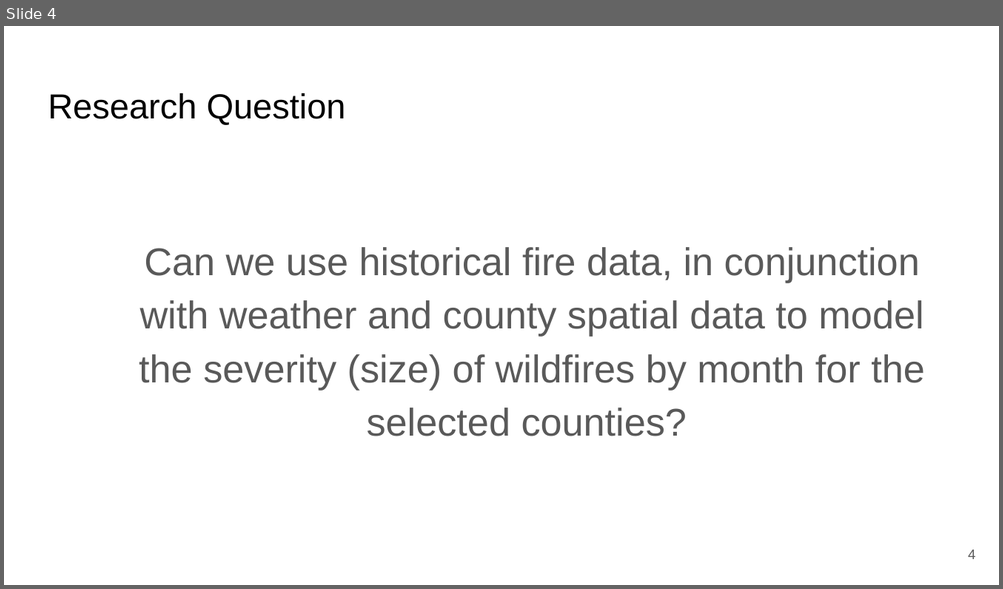
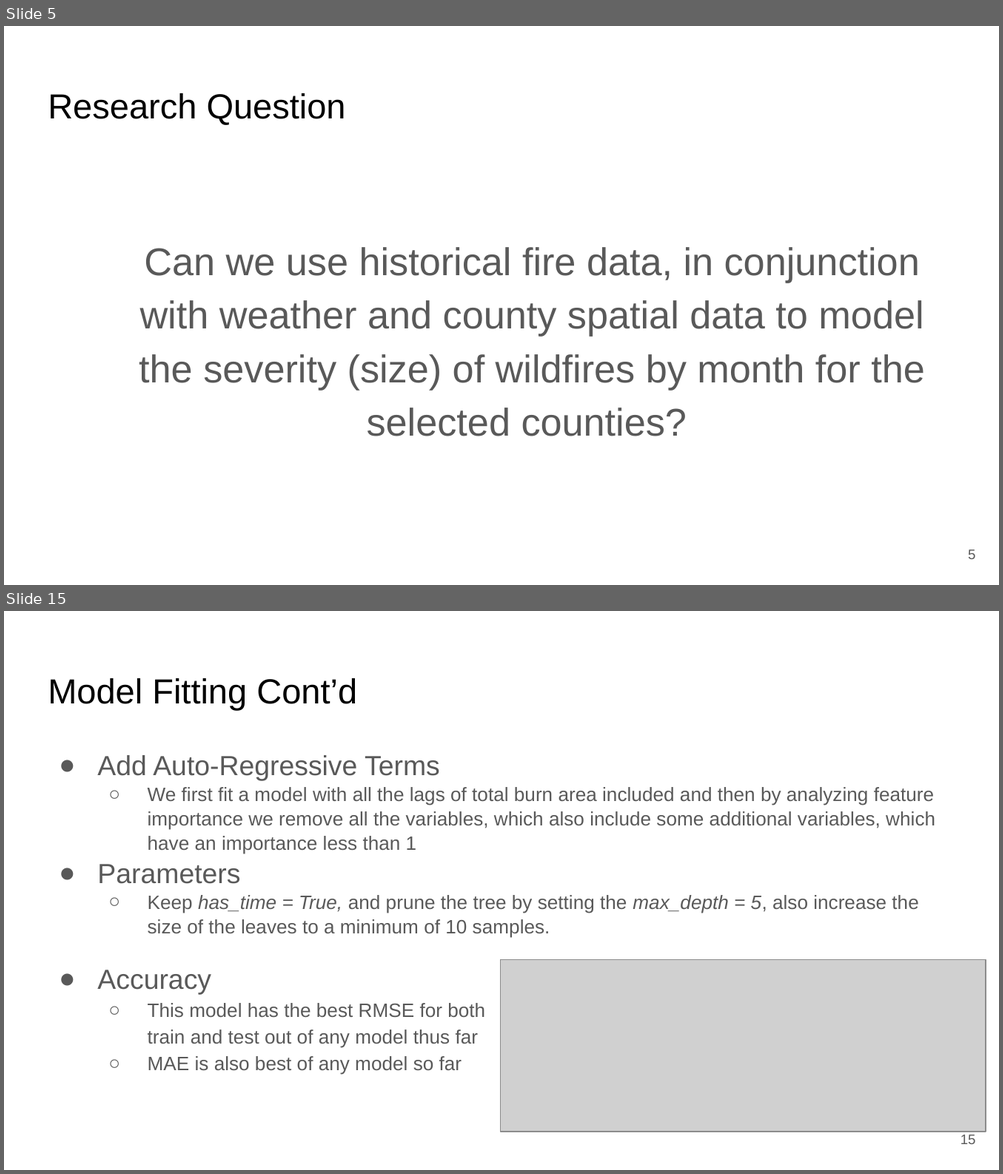
Before and after one commit to DCavanaugh98/WildfireMLProject, a slide deck: Math 8670 Final Project.pptx. Shown one above the other, each under a label of ours: slide 4 before the commit, slides 5 and 15 after it; the slides between them are not shown. The pictures are 1003x589 and 1003x1174 pixels, drawn with LibreOffice and Linux fonts; fonts in the diff are those of the drawing; grey boxes stand for pictures. Boxes give left, top, right and bottom in pixels: in the first picture for what was removed or moved away, otherwise in the second. Text is boxed around its words. In the diff, an @@ line names an element or a change of style, - is before the commit and + after.

```diff
--- a/Math 8670 Final Project.pptx
+++ b/Math 8670 Final Project.pptx
@@ slide 15 added at (x1=4, y1=611, x2=999, y2=1170), background #FFFFFF @@
@@ title added at (x1=48, y1=678, x2=357, y2=710), 25.2 pt, text #000000 @@
+Model Fitting Cont’d
@@ text added at (x1=97, y1=755, x2=935, y2=938), 14 pt, text #595959 @@
+● Add Auto-Regressive Terms
+  ○ We first fit a model with all the lags of total burn area included and then by analyzing feature importance we remove all the variables, which also include some additional variables, which have an importance less than 1
+● Parameters
+  ○ Keep has_time = True, and prune the tree by setting the max_depth = 5, also increase the size of the leaves to a minimum of 10 samples.
@@ picture added at (x1=501, y1=960, x2=986, y2=1132) @@
@@ text added at (x1=97, y1=970, x2=485, y2=1075), 14 pt, text #595959 @@
+● Accuracy
+  ○ This model has the best RMSE for both train and test out of any model thus far
+  ○ MAE is also best of any model so far
@@ page number added at (x1=960, y1=1135, x2=976, y2=1145), 10 pt, text #595959 @@
+15
@@ what was slide 4 is now slide 5 @@
@@ page number at (x1=967, y1=550, x2=975, y2=560): text changed @@
-4
+5
```
Also in this commit, not shown: 12 slides changed, 4 other slides added, 1 slide removed, 12 other files.
